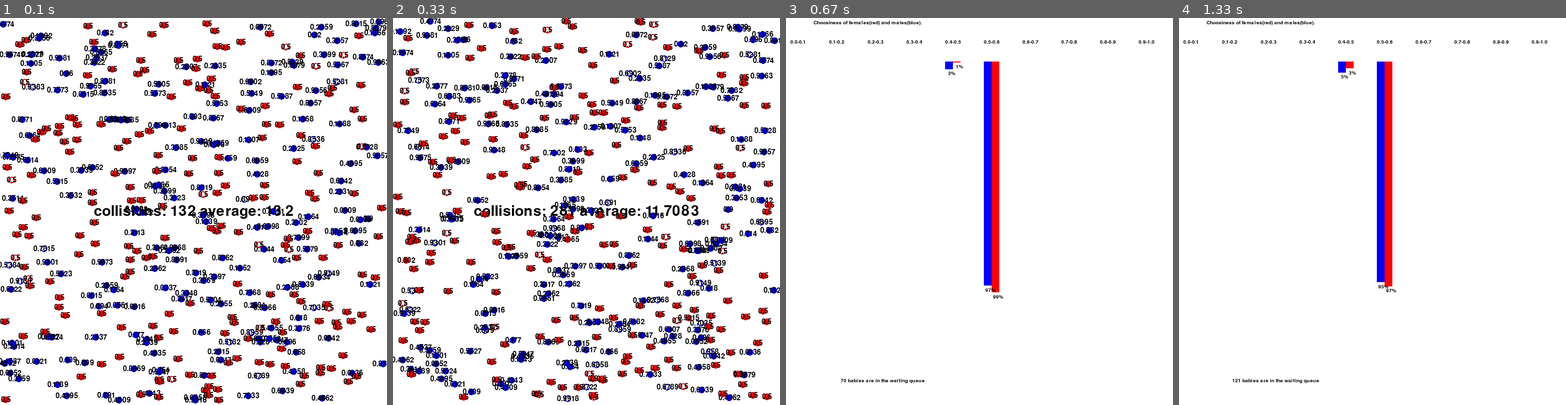
Above: before the commit, frames 1-4 (left to right).
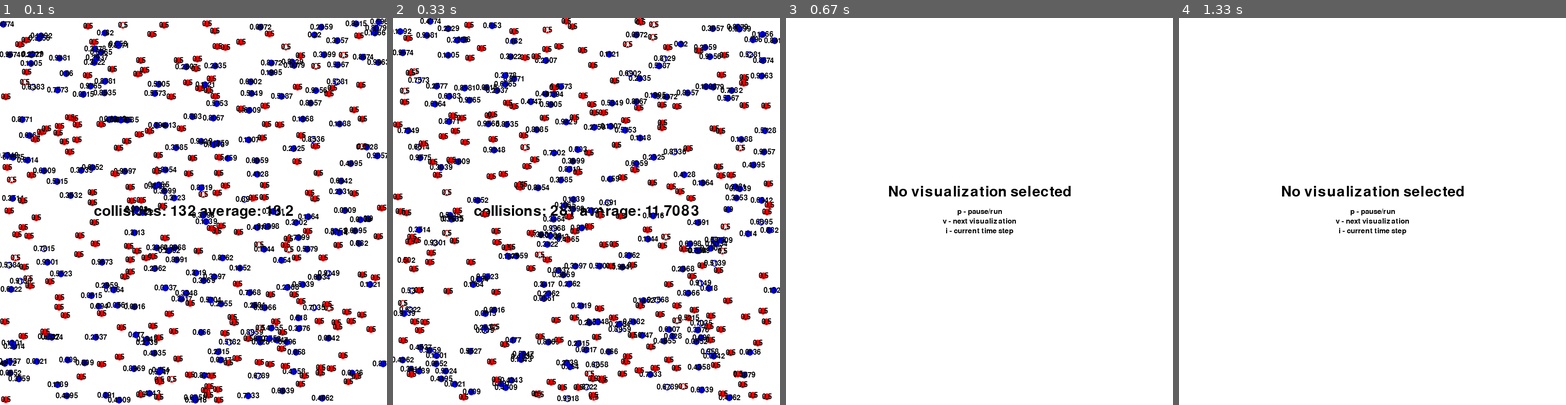
Above: after the commit, the same moments.

Repository: courtiol/choosiness
Game: pygame game, started from simulate.py
The game is run twice, just before and just after one commit, with the same random seed, the same clock (stepped at 60 frames per second) and the same inputs.
Inputs:
- Up to frame 1 (0.1 s): no input
- Up to frame 2 (0.33 s): no input
- Up to frame 3 (0.67 s): hold Right from 0.33 s (still down)
- Up to frame 4 (1.33 s): release Right at 0.8 s

Frames 1-2 are identical in both runs. In frame 3, 3.6% of the frame differs, in the area x 1-96%, y 0-95%; in frame 4, 3.6%.

Commit message:
Changing design pattern for the interaction between CSimulation and the Visualization package to prevent later blowing up of the CSimulation class.
Interaction between CSimulation and the visualization-package works now with a decorator

Diff:
--- a/CSimulation.py
+++ b/CSimulation.py
@@ -1,28 +1,13 @@
 import Environment
 import CPopulation
-from Visualization.VisualizationWithPygame.VisualizationOf2DEnvironment import C2DVisualizationOfSimulation
 from Visualization.CVisualizationBaseClass import CSimpleVisualization
-from Visualization.VisualizationWithPygame.VisualizationWithDiagrams import CVisualizationWithMatplotlib, \
-    CHistogramVisualization
-from Visualization.VisualizationWithPygame.notUsedAnymore import CDiagramVisualizationOfSimulation
-from Visualization.VisualizationWithPygame.VisualizationOf2DEnvironment import CNoVisualizationOfSimulation
-from Visualization.VisualizationWithPygame.VisualizationWithDiagrams import CHistogramVisualization
+
+from Visualization.VisualizationWithPygame.VisualizationCombination import CCombinationOfVisualizations
 import pickle
 
 
 
 # ----------------------------CSimulation-------------------------------------
-
-
-def rotate(array, n):
-    """
-    Rotates an array
-    :param array:
-    :param n:
-    :return:rotated array
-    """
-    return array[n:] + array[:n]
-
 
 class CSimulationSettings:
     """
@@ -53,15 +38,6 @@
         self.settings = CSimulationSettings()
 
         self.graphics_just_text = CSimpleVisualization(self)
-        self.visualizations_of_simulation = []
-        # different possible visualizations of the simulation
-        self.visualizations_of_simulation.append(C2DVisualizationOfSimulation(self))
-        self.visualizations_of_simulation.append(CDiagramVisualizationOfSimulation(self))
-        self.visualizations_of_simulation.append(CNoVisualizationOfSimulation(self))  # no visualization
-        self.visualizations_of_simulation.append(CVisualizationWithMatplotlib(self))
-        self.visualizations_of_simulation.append(CHistogramVisualization(self))
-        self.graphicsSimulation = self.visualizations_of_simulation[0]
-        self.visualization_pointer = 0  # which visualization
 
         # set the environment in which the population is placed
         self.env = Environment.Environment(self.settings.width, self.settings.height)
@@ -78,19 +54,7 @@
         self.pause = False
 
         # display information
-        self.graphicsSimulation.init_display()
-
-    def next_visualization(self):
-        self.visualization_pointer = (self.visualization_pointer+1) % len(self.visualizations_of_simulation)
-        self.graphicsSimulation = self.visualizations_of_simulation[self.visualization_pointer]
-        self.graphicsSimulation.init_screen()
-        print(self.graphicsSimulation)
-
-    def prior_visualization(self):
-        self.visualization_pointer = (self.visualization_pointer-1) % len(self.visualizations_of_simulation)
-        self.graphicsSimulation = self.visualizations_of_simulation[self.visualization_pointer]
-        self.graphicsSimulation.init_screen()
-        print(self.graphicsSimulation)
+        # self.graphicsSimulation.init_display()
 
     def show_only_text(self):
         """
@@ -107,7 +71,6 @@
         """
         self.population.update_states()
         self.env.update(self.population.males, self.population.females, self.collision_occured)
-        self.graphicsSimulation.draw_simulation()
         self.settings.step_counter += 1
 
     def run(self):
@@ -118,7 +81,7 @@
         while self.running:
             if not self.pause:
                 self._perform_time_step()
-            self.graphicsSimulation.do_interaction_with_user()
+            self.hook_for_user_control()
 
     def run_n_timesteps(self, n):
         """
@@ -130,8 +93,13 @@
             if self.running:
                 if not self.pause:
                     self._perform_time_step()
-                self.graphicsSimulation.do_interaction_with_user()
+                self.hook_for_user_control()
 
+    def hook_for_user_control(self):
+        """
+        This is a hook for decorators, that want to interact with users
+        """
+        pass
     def collision_occured(self, male, female):
         """
         The method is not called in this class. Instead it is given as a function pointer to the environment class
--- /dev/null
+++ b/Visualization/DecorationOfSimulation.py
@@ -0,0 +1,28 @@
+__author__ = 'robert'
+
+def add_visualization_to_simulation(simulation, visualization):
+    """
+    Adds chosen visualization to the simulation
+    :param simulation - the simulation that that should be visualized
+    :param visualization - chosen visualization for the simulation
+    """
+    #inserts the "drawing-step" in the simulation
+    simulation._perform_time_step = CDecorator(simulation._perform_time_step, [visualization.draw_simulation])
+    #add user control
+    simulation.hook_for_user_control = CDecorator(simulation.hook_for_user_control,
+                                                  [visualization.do_interaction_with_user])
+
+
+#----------------------------------Decorator class---------------------------------------------------
+class CDecorator():
+    """
+    Standard decorator class
+    """
+    def __init__(self, function_to_be_manipulated, list_of_functions):
+        self.old_function = function_to_be_manipulated
+        self.functions_after_performing_timestep = list_of_functions
+
+    def __call__(self):
+        self.old_function()
+        for func in self.functions_after_performing_timestep:
+            func()
--- a/Visualization/VisualizationWithPygame/CVisualizationWithPygameBaseClass.py
+++ b/Visualization/VisualizationWithPygame/CVisualizationWithPygameBaseClass.py
@@ -55,10 +55,6 @@
                     self._show_couples_array()
                 elif event.key == pygame.K_s:
                     self.simulation.save()
-                elif event.key == pygame.K_RIGHT:
-                    self.simulation.next_visualization()
-                elif event.key == pygame.K_LEFT:
-                    self.simulation.prior_visualization()
                 elif event.key == pygame.K_i:
                     print(str(self.simulation.settings.step_counter))
             if self.simulation.selected_individual:
--- /dev/null
+++ b/Visualization/VisualizationWithPygame/VisualizationCombination.py
@@ -0,0 +1,73 @@
+__author__ = 'robert'
+
+import pygame
+
+from Visualization.VisualizationWithPygame.CVisualizationWithPygameBaseClass import CVisualizationWithPygameBaseClass
+from Visualization.VisualizationWithPygame.VisualizationOf2DEnvironment import C2DVisualizationOfSimulation
+from Visualization.CVisualizationBaseClass import CSimpleVisualization
+from Visualization.VisualizationWithPygame.VisualizationWithDiagrams import CVisualizationWithMatplotlib, \
+    CHistogramVisualization
+from Visualization.VisualizationWithPygame.VisualizationOf2DEnvironment import CNoVisualizationOfSimulation
+from Visualization.VisualizationWithPygame.VisualizationWithDiagrams import CHistogramVisualization
+
+class CCombinationOfVisualizations(CVisualizationWithPygameBaseClass):
+        def __init__(self, simulation):
+            CVisualizationWithPygameBaseClass.__init__(self, simulation)
+            self.list_of_visualizations = []
+            self.visualization_pointer = 0  # which visualization
+            self.list_of_visualizations.append(C2DVisualizationOfSimulation(self.simulation))
+            self.list_of_visualizations.append(CNoVisualizationOfSimulation(self.simulation))  # no visualization
+            self.list_of_visualizations.append(CVisualizationWithMatplotlib(self.simulation))
+            self.list_of_visualizations.append(CHistogramVisualization(self.simulation))
+            self.current_visualization = self.list_of_visualizations[self.visualization_pointer]
+
+        def init_display(self):
+            self.current_visualization.init_display()
+
+        def do_interaction_with_user(self):
+            """
+            Encapsulates all possible user interactions. (Hot keys, click events)
+            :return:
+            """
+            for event in pygame.event.get():
+                if event.type == pygame.QUIT:
+                    self.simulation.quit_simulation()
+                elif event.type == pygame.MOUSEBUTTONDOWN:
+                    (mouse_x, mouse_y) = pygame.mouse.get_pos()
+                    self.simulation.select_individual(mouse_x, mouse_y)
+                elif event.type == pygame.MOUSEBUTTONUP:
+                    self.simulation.selected_individual = None
+                elif event.type == pygame.KEYDOWN:
+                    if event.key == pygame.K_p:
+                        self.simulation.pause_simulation()
+                    elif event.key == pygame.K_c:
+                        self._show_couples_array()
+                    elif event.key == pygame.K_s:
+                        self.simulation.save()
+                    elif event.key == pygame.K_i:
+                        print(str(self.simulation.settings.step_counter))
+                    elif event.key == pygame.K_RIGHT:
+                        self._next_visualization()
+                    elif event.key == pygame.K_LEFT:
+                        self._prior_visualization()
+            if self.simulation.selected_individual:
+                self.simulation.give_information_about_selected_individual()
+                self._show_information_about_selected_individual()
+
+        def print_information_about_population(self):
+            self.current_visualization.print_information_about_population()
+
+        def draw_simulation(self):
+            self.current_visualization.draw_simulation()
+
+        def _next_visualization(self):
+            self.visualization_pointer = (self.visualization_pointer+1) % len(self.list_of_visualizations)
+            self.current_visualization = self.list_of_visualizations[self.visualization_pointer]
+            self.current_visualization.init_screen()
+            print(self.current_visualization)
+
+        def _prior_visualization(self):
+            self.visualization_pointer = (self.visualization_pointer-1) % len(self.list_of_visualizations)
+            self.current_visualization = self.list_of_visualizations[self.visualization_pointer]
+            self.current_visualization.init_screen()
+            print(self.current_visualization)
--- a/simulate.py
+++ b/simulate.py
@@ -1,9 +1,14 @@
 import CSimulation
 import time
 import pickle
+from Visualization.DecorationOfSimulation import add_visualization_to_simulation
+from Visualization.VisualizationWithPygame.VisualizationCombination import CCombinationOfVisualizations
 
 # Start simulation
 simulation = CSimulation.CSimulation()
+visualization = CCombinationOfVisualizations(simulation)
+visualization.init_display()
+add_visualization_to_simulation(simulation, visualization)
 
 """
 population = pickle.load( open( "saved/population878.p", "rb" ) )
--- /dev/null
+++ b/simulate_with_graphics.py
@@ -0,0 +1,24 @@
+__author__ = 'robert'
+
+import CSimulation
+import time
+import pickle
+from Visualization.DecorationOfSimulation import add_visualization_to_simulation
+from Visualization.VisualizationWithPygame.VisualizationCombination import CCombinationOfVisualizations
+
+"""
+Simple example for using the Simulation class together with any Visualization
+"""
+
+# Create simulation object
+simulation = CSimulation.CSimulation()
+#choose a visualization and initialize it
+visualization = CCombinationOfVisualizations(simulation)
+visualization.init_display()
+#modify the simulation that it can be visualized
+add_visualization_to_simulation(simulation, visualization)
+
+#Start the simulation
+print("Start simulation")
+print(simulation)
+simulation.run()
